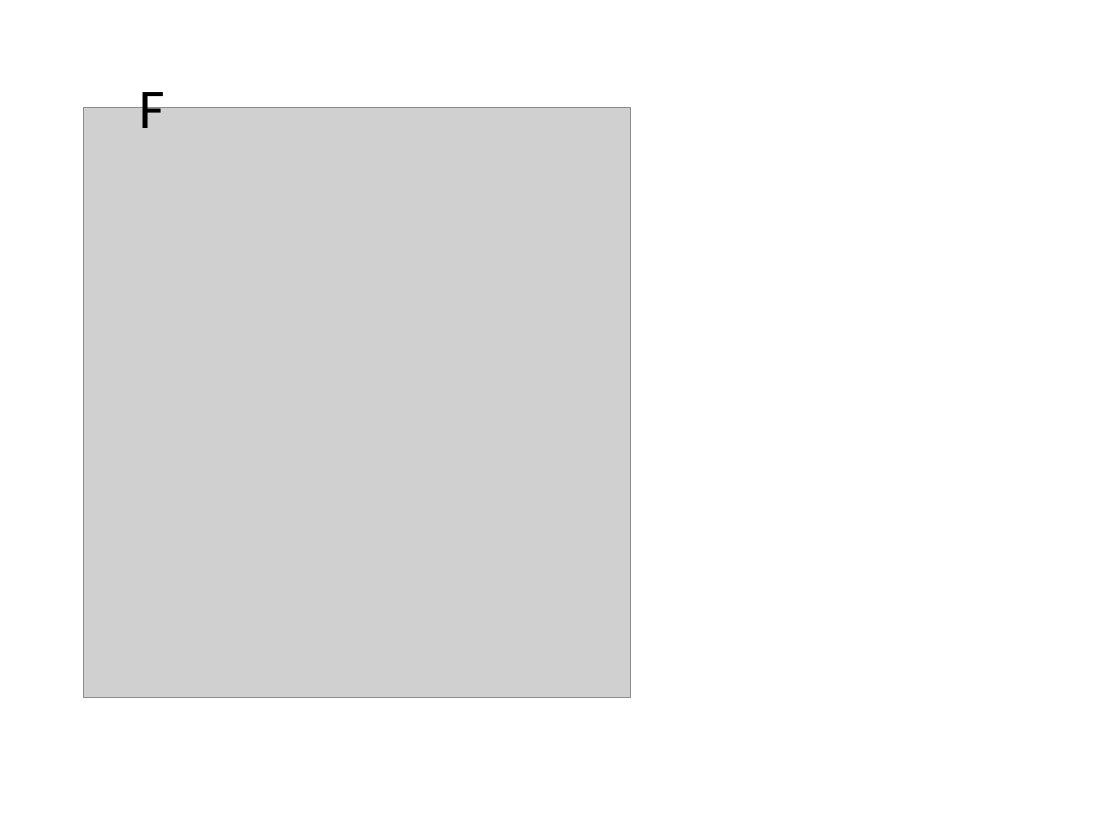
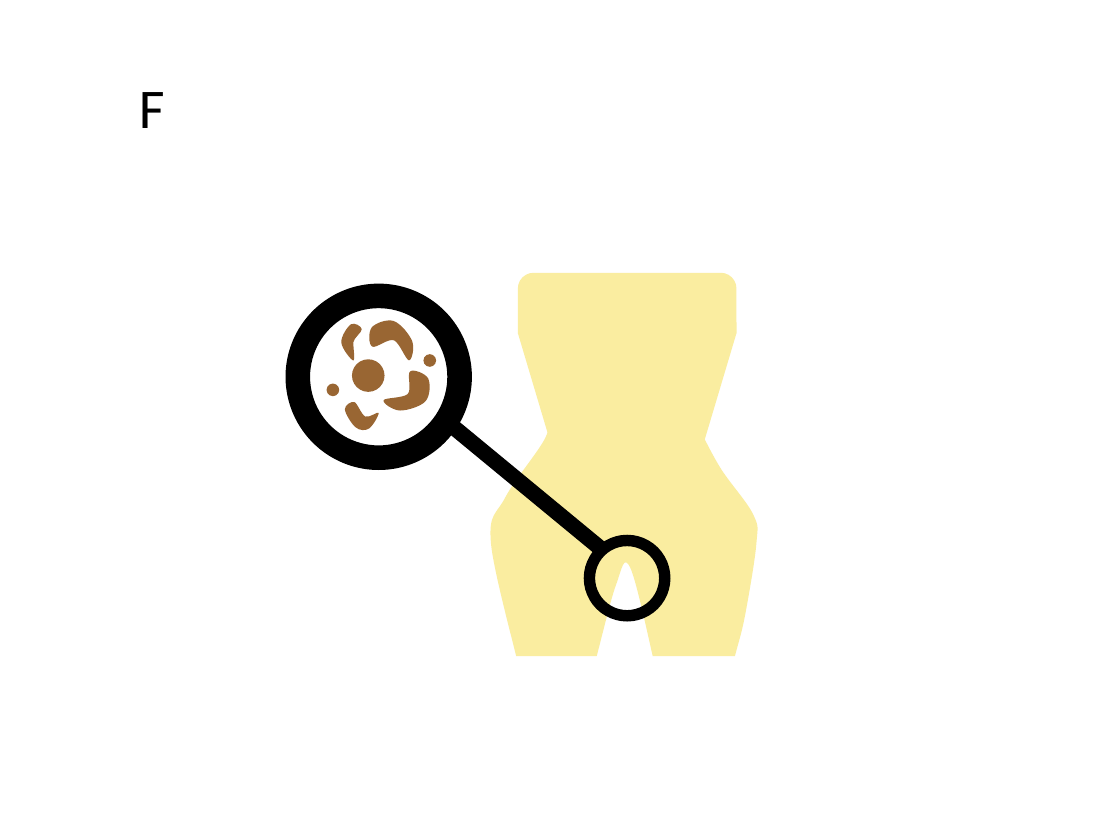
Before and after one commit to gustavogitzel/Discussex, a slide deck: slide 7 of Rascunhos/Imagens IST.pptx. Drawn at 1120x840 pixels with LibreOffice and Linux fonts; fonts in the diff are those of the drawing; grey boxes stand for pictures. Boxes give left, top, right and bottom in pixels: in the first picture for what was removed or moved away, otherwise in the second. Text is boxed around its words. In the diff, an @@ line names an element or a change of style, - is before the commit and + after.

```diff
--- a/Rascunhos/Imagens IST.pptx
+++ b/Rascunhos/Imagens IST.pptx
@@ picture removed at [84, 108, 631, 698] @@
@@ group added at [286, 273, 758, 656]: 5 freeform shapes, 3 ellipses, 2 donuts, 1 flow chart manual operation, 1 round same rect, 1 rounded rectangle @@
```
Also in this commit, not shown: 3 other slides changed, 1 slide added, 1 slide removed, 1 other file.
